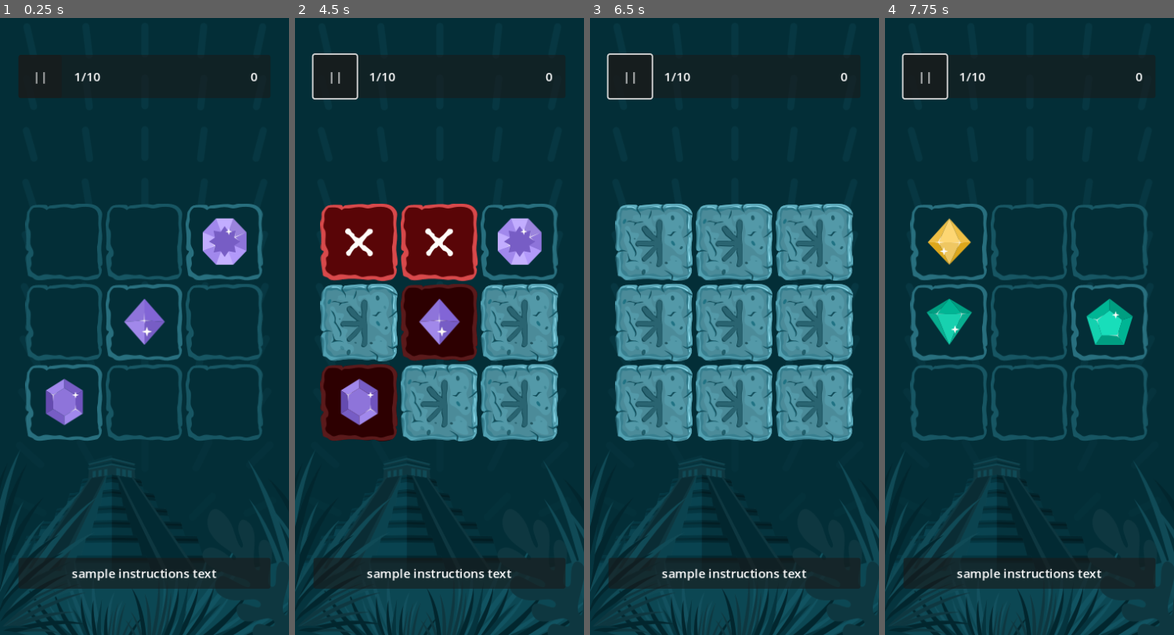
Above: before the commit, frames 1-4 (left to right).
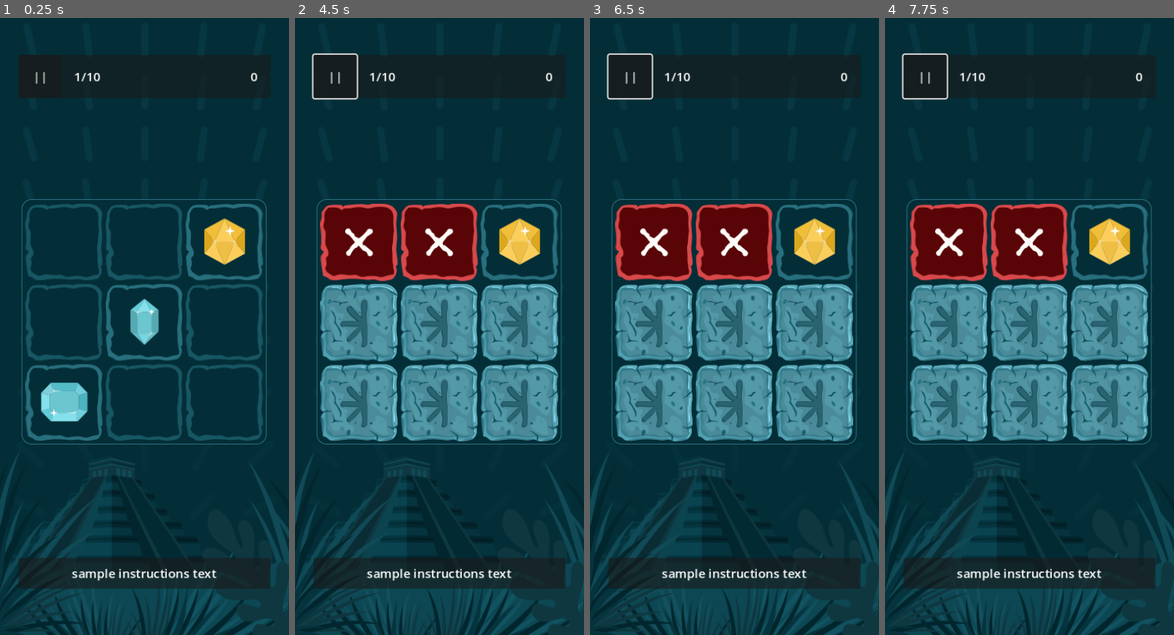
Above: after the commit, the same moments.

Repository: SugarF0x/hidden-gems-gd
Game: Godot game, scene res://hidden_gems_scene.tscn
Two runs of this game, one before a commit and one after it. Both use one fixed random seed, a clock stepped at 60 frames per second and the inputs below.
Inputs (mouse positions are in pixels of both pictures, inside the frame that each line leads up to):
- Up to frame 1 (0.25 s): no input
- Up to frame 2 (4.5 s): click "||" at 0.5 s; click "||" at 1.25 s; click "||" at 2 s; click (358, 240) at 2.77 s; click (439, 240) at 3.52 s; click (520, 240) at 4.27 s
- Up to frame 3 (6.5 s): tap Enter at 5 s; tap Space at 5.75 s
- Up to frame 4 (7.75 s): tap Enter at 7.25 s

The runs differ from the first frame. In frame 1, 3.1% of the frame differs, in the area x 7-93%, y 29-70%; in frame 2, 8.0%; in frame 3, 10%; in frame 4, 27%.
Error after the commit: Invalid access to property or key 'process_mode' on a base object of type 'Nil'. (res://grid.gd:97)

Commit message:
add background panel to grid

Diff:
--- a/grid.gd
+++ b/grid.gd
@@ -1,13 +1,15 @@
 @tool
 class_name GemGrid
-extends GridContainer
+extends PanelContainer
 
 var gem_scene: PackedScene = load("res://gem.tscn")
 
+@onready var grid_container: GridContainer = $MarginContainer/GridContainer
+
 @export var width: int = 2:
 	set(value):
-		columns = value
 		width = value
+		sync_grid_size()
 		randomize_gem_indexes()
 		redraw_grid()
 
@@ -27,15 +29,21 @@
 var gem_indexes: Array[int] = []
 
 func _ready() -> void:
+	sync_grid_size()
 	start()
 
+func sync_grid_size() -> void:
+	if grid_container: grid_container.columns = width
+
 func redraw_grid() -> void:
-	for child in get_children(): child.queue_free()
+	if not grid_container: return
+
+	for child in grid_container.get_children(): child.queue_free()
 	gem_children.clear()
 
 	for n in (height * width):
 		var item := gem_scene.instantiate() as Gem
-		add_child(item)
+		grid_container.add_child(item)
 		gem_children.append(item)
 		item.gem_clicked.connect(on_gem_clicked.bind(n))
 
--- a/grid.tscn
+++ b/grid.tscn
@@ -1,9 +1,32 @@
-[gd_scene load_steps=2 format=3 uid="uid://rhrcaxbp0wpy"]
+[gd_scene load_steps=3 format=3 uid="uid://rhrcaxbp0wpy"]
 
 [ext_resource type="Script" path="res://grid.gd" id="1_g6546"]
 
-[node name="Grid" type="GridContainer"]
-offset_right = 104.0
-offset_bottom = 104.0
+[sub_resource type="StyleBoxFlat" id="StyleBoxFlat_qrr8x"]
+bg_color = Color(0.0117647, 0.180392, 0.215686, 1)
+border_width_left = 1
+border_width_top = 1
+border_width_right = 1
+border_width_bottom = 1
+border_color = Color(0.156863, 0.435294, 0.494118, 1)
+corner_radius_top_left = 12
+corner_radius_top_right = 12
+corner_radius_bottom_right = 12
+corner_radius_bottom_left = 12
+
+[node name="GemGrid" type="PanelContainer"]
+offset_right = 204.0
+offset_bottom = 312.0
+theme_override_styles/panel = SubResource("StyleBoxFlat_qrr8x")
+script = ExtResource("1_g6546")
+
+[node name="MarginContainer" type="MarginContainer" parent="."]
+layout_mode = 2
+theme_override_constants/margin_left = 4
+theme_override_constants/margin_top = 4
+theme_override_constants/margin_right = 4
+theme_override_constants/margin_bottom = 4
+
+[node name="GridContainer" type="GridContainer" parent="MarginContainer"]
+layout_mode = 2
 columns = 2
-script = ExtResource("1_g6546")
--- a/hidden_gems_scene.tscn
+++ b/hidden_gems_scene.tscn
@@ -64,6 +64,5 @@
 layout_mode = 2
 size_flags_horizontal = 4
 size_flags_vertical = 4
-columns = 3
 width = 3
 gem_count = 3
